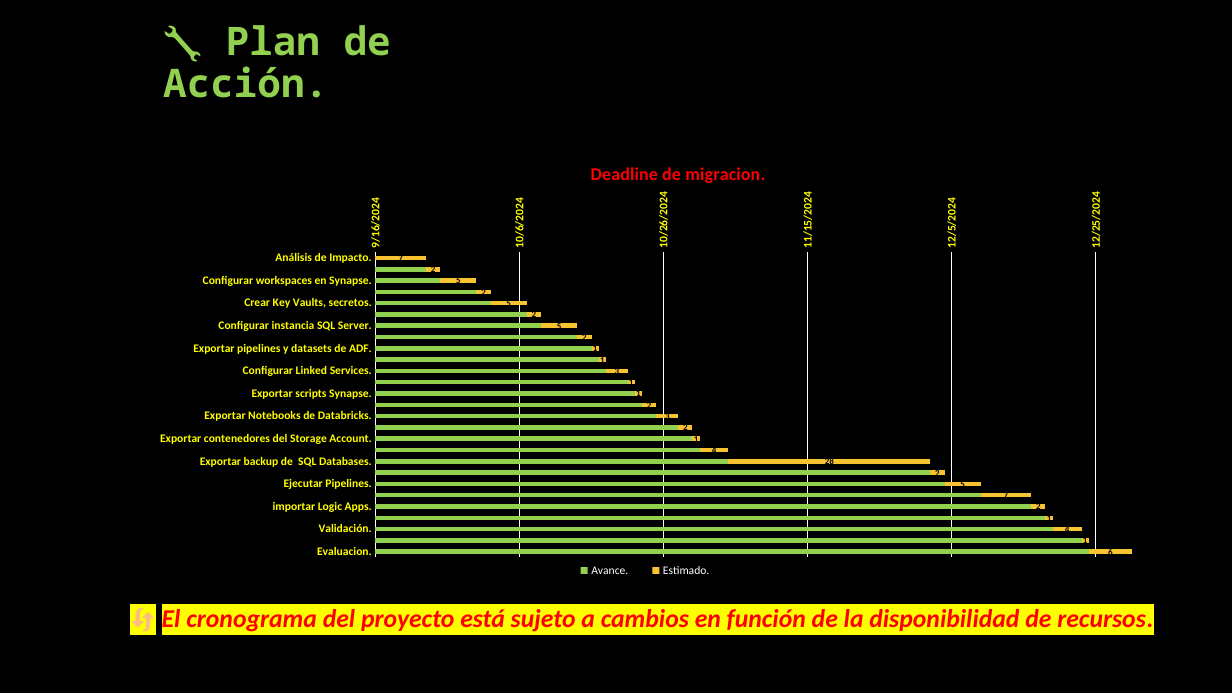
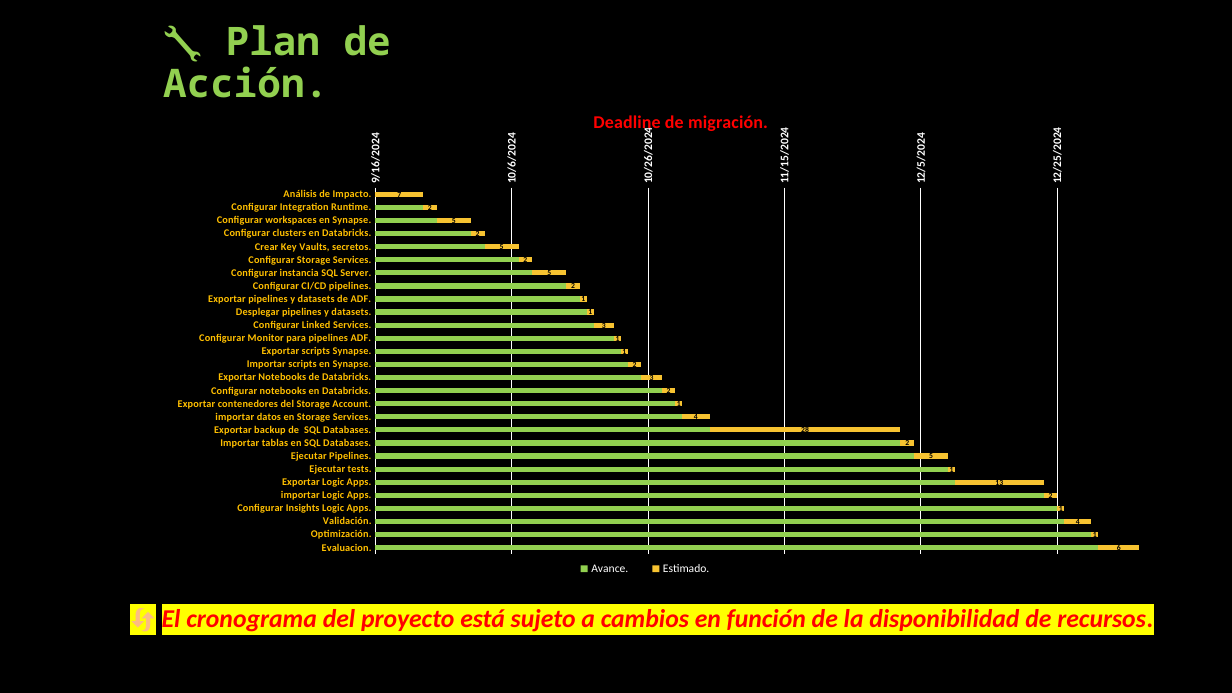
Before and after one commit to OMaciasd/datafactory-migration, a slide deck: slide 5 of Diagrams/guides/Propuesta migracion - Perceptio.pptx. Drawn at 1232x693 pixels with LibreOffice and Linux fonts; fonts in the diff are those of the drawing. Boxes give left, top, right and bottom in pixels: in the first picture for what was removed or moved away, otherwise in the second. Text is boxed around its words. In the diff, an @@ line names an element or a change of style, - is before the commit and + after.

```diff
--- a/Diagrams/guides/Propuesta migracion - Perceptio.pptx
+++ b/Diagrams/guides/Propuesta migracion - Perceptio.pptx
@@ bar stacked chart at <box>128,99,1162,587</box> @@
@@ title "Deadline de migracion. " to "Deadline de migración. " @@
-categories: Análisis de Impacto., Configurar Integration Runtime., Configurar workspaces en Synapse., Configurar clusters en Databricks., Crear Key Vaults, secretos., Configurar Storage Services., Configurar instancia SQL Server., Configurar CI/CD pipelines., Exportar pipelines y datasets de ADF., Desplegar pipelines y datasets., Configurar Linked Services., Configurar Monitor para pipelines ADF., Exportar scripts Synapse., Importar scripts en Synapse., Exportar Notebooks de Databricks., Configurar notebooks en Databricks., Exportar contenedores del Storage Account., importar datos en Storage Services., Exportar backup de  SQL Databases., Importar tablas en SQL Databases., Ejecutar Pipelines., Exportar Logic Apps., importar Logic Apps., Configurar Insights Logic Apps., Validación., Optimización., Evaluacion.
+categories: Análisis de Impacto., Configurar Integration Runtime., Configurar workspaces en Synapse., Configurar clusters en Databricks., Crear Key Vaults, secretos., Configurar Storage Services., Configurar instancia SQL Server., Configurar CI/CD pipelines., Exportar pipelines y datasets de ADF., Desplegar pipelines y datasets., Configurar Linked Services., Configurar Monitor para pipelines ADF., Exportar scripts Synapse., Importar scripts en Synapse., Exportar Notebooks de Databricks., Configurar notebooks en Databricks., Exportar contenedores del Storage Account., importar datos en Storage Services., Exportar backup de  SQL Databases., Importar tablas en SQL Databases., Ejecutar Pipelines., Ejecutar tests., Exportar Logic Apps., importar Logic Apps., Configurar Insights Logic Apps., Validación., Optimización., Evaluacion.
-Avance.: 45551, 45558, 45560, 45565, 45567, 45572, 45574, 45579, 45581, 45582, 45583, 45586, 45587, 45588, 45590, 45593, 45595, 45596, 45600, 45628, 45630, 45635, 45642, 45644, 45645, 45649, 45650
+Avance.: 45551, 45558, 45560, 45565, 45567, 45572, 45574, 45579, 45581, 45582, 45583, 45586, 45587, 45588, 45590, 45593, 45595, 45596, 45600, 45628, 45630, 45635, 45636, 45649, 45651, 45652, 45656, 45657
-Estimado.: 7, 2, 5, 2, 5, 2, 5, 2, 1, 1, 3, 1, 1, 2, 3, 2, 1, 4, 28, 2, 5, 7, 2, 1, 4, 1, 6
+Estimado.: 7, 2, 5, 2, 5, 2, 5, 2, 1, 1, 3, 1, 1, 2, 3, 2, 1, 4, 28, 2, 5, 1, 13, 2, 1, 4, 1, 6
@@ data labels of Estimado. changed @@
@@ category axis changed @@
@@ value axis changed @@
@@ plot area changed @@
@@ bar stacked chart: place and size @@
-bar stacked chart at <box>128,145,1162,587</box>
+bar stacked chart at <box>128,99,1162,587</box>
```
Also in this commit, not shown: 2 other slides changed, 53 other files.
